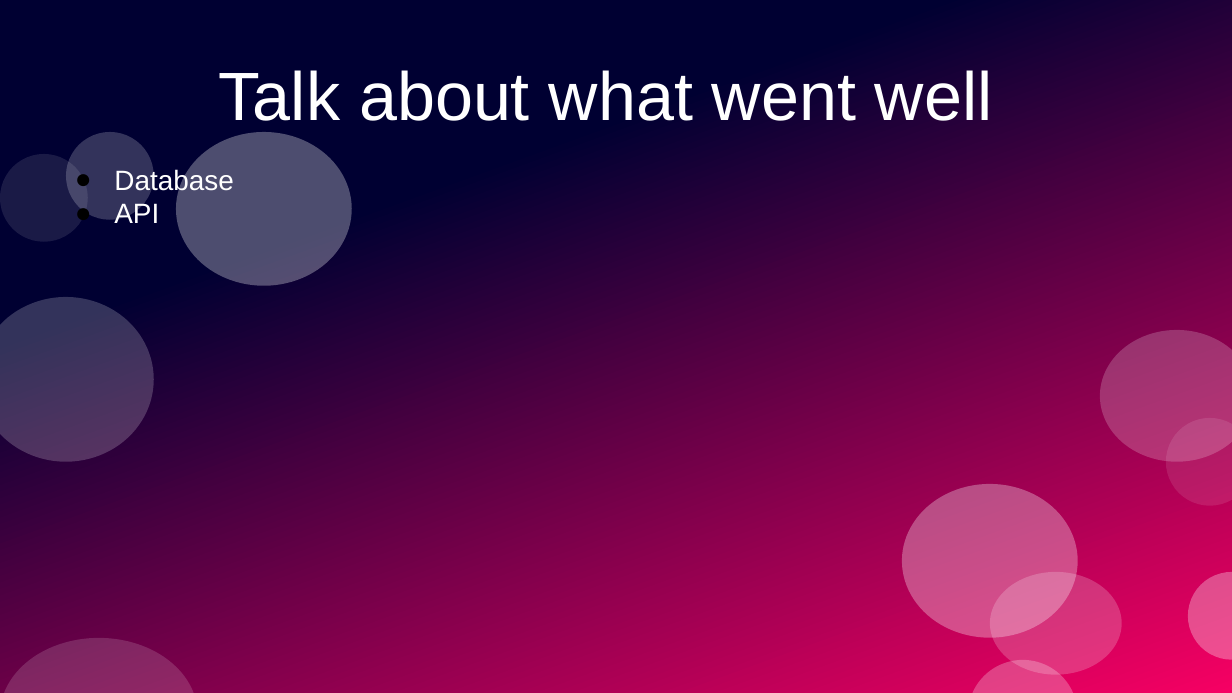
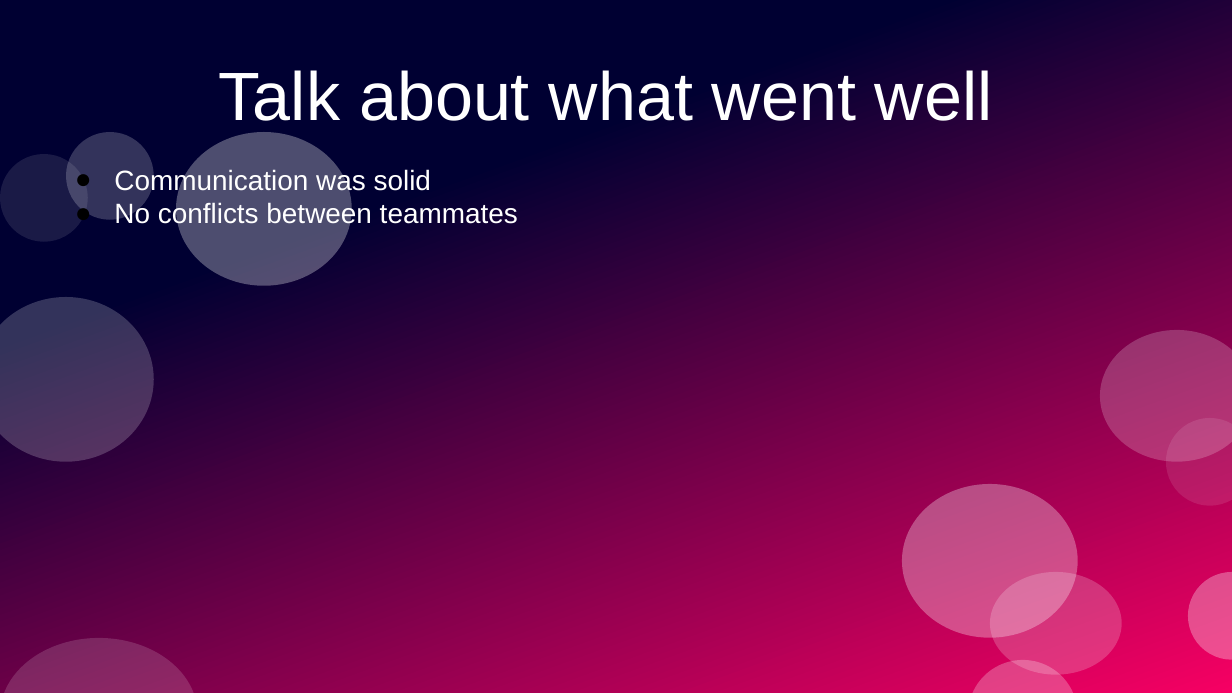
Before and after one commit to PrototypeProto/COP_4331_Small-Project, a slide deck: slide 12 of Pres.pptx (slide 10 before the commit). Drawn at 1232x693 pixels with LibreOffice and Linux fonts; fonts in the diff are those of the drawing. Boxes give left, top, right and bottom in pixels: in the first picture for what was removed or moved away, otherwise in the second. Text is boxed around its words. In the diff, an @@ line names an element or a change of style, - is before the commit and + after.

```diff
--- a/Pres.pptx
+++ b/Pres.pptx
@@ text at bbox=[114, 168, 518, 228]: text changed @@
-● Database
-● API
+● Communication was solid
+● No conflicts between teammates
```
Also in this commit, not shown: 6 other slides changed, 6 slides added, 4 slides removed.
